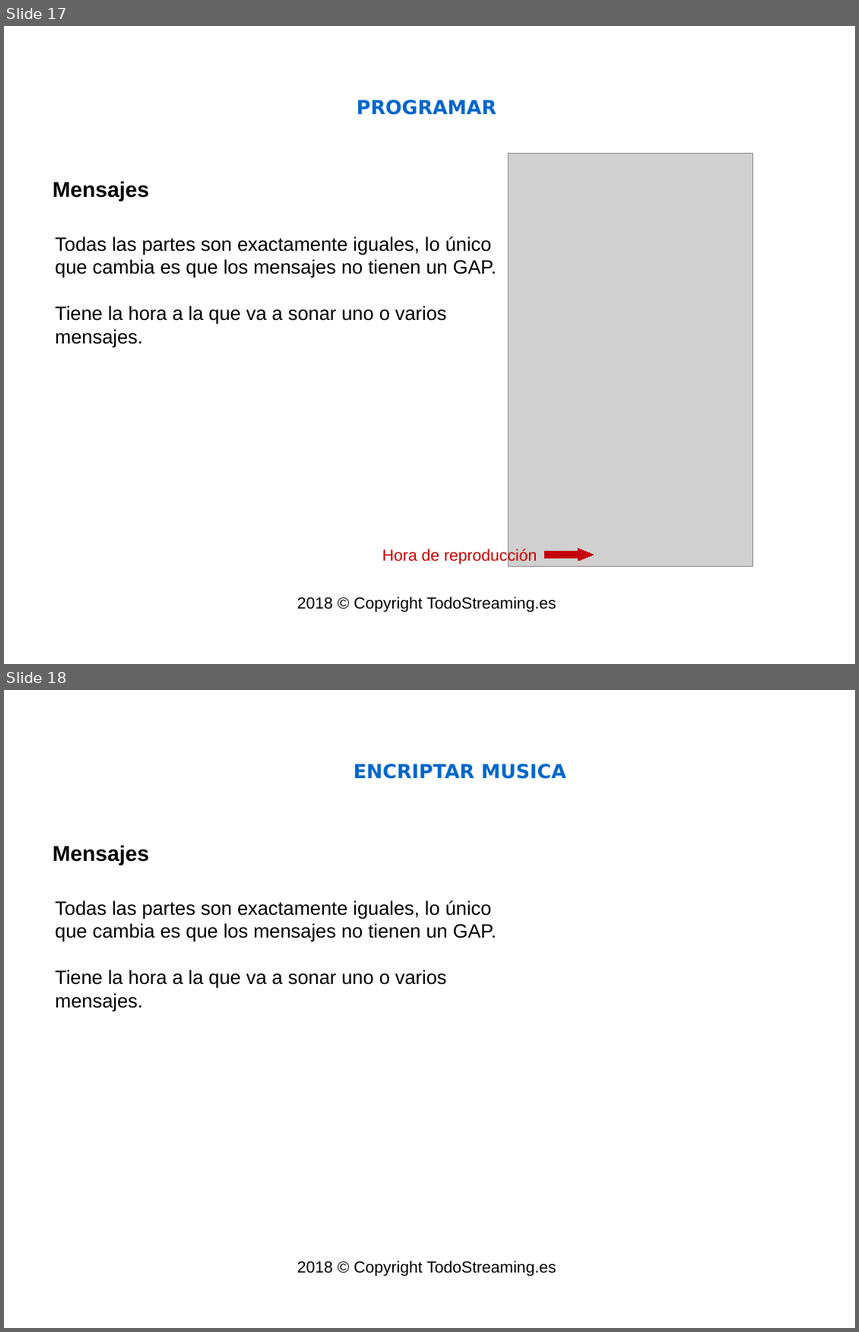
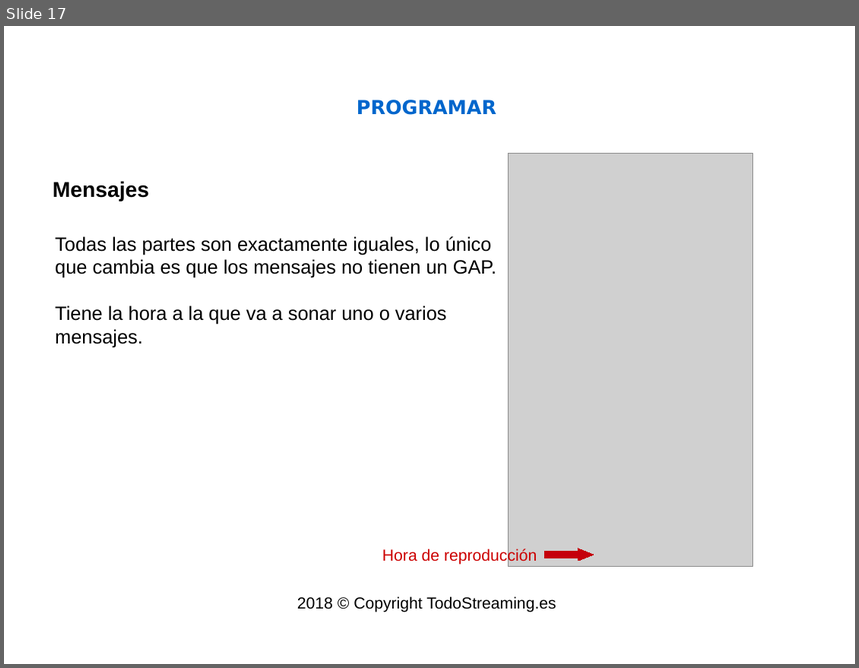
Before and after one commit to isaacml/instore, a slide deck: docs/Manual Administrador.odp. Shown one above the other, each under a label of ours: slides 17 and 18 before the commit, slide 17 after it. The pictures are 859x1332 and 859x668 pixels, drawn with LibreOffice and Linux fonts; fonts in the diff are those of the drawing; grey boxes stand for pictures; background and template pictures are left out. Boxes give left, top, right and bottom in pixels: in the first picture for what was removed or moved away, otherwise in the second. Text is boxed around its words. In the diff, an @@ line names an element or a change of style, - is before the commit and + after.

```diff
--- a/docs/Manual Administrador.odp
+++ b/docs/Manual Administrador.odp
@@ slide 18 removed at box(4, 690, 855, 1328), background picture (left out) @@
@@ title removed at box(354, 764, 566, 779) @@
-ENCRIPTAR MUSICA
@@ text removed at box(53, 845, 149, 865) @@
-Mensajes
@@ text removed at box(55, 901, 496, 1011) @@
-Todas las partes son exactamente iguales, lo único que cambia es que los mensajes no tienen un GAP.
-Tiene la hora a la que va a sonar uno o varios mensajes.
@@ text removed at box(297, 1261, 556, 1277) @@
-2018 © Copyright TodoStreaming.es
```
Also in this commit, not shown: 3 slides changed, 3 slides added, 11 other files.
